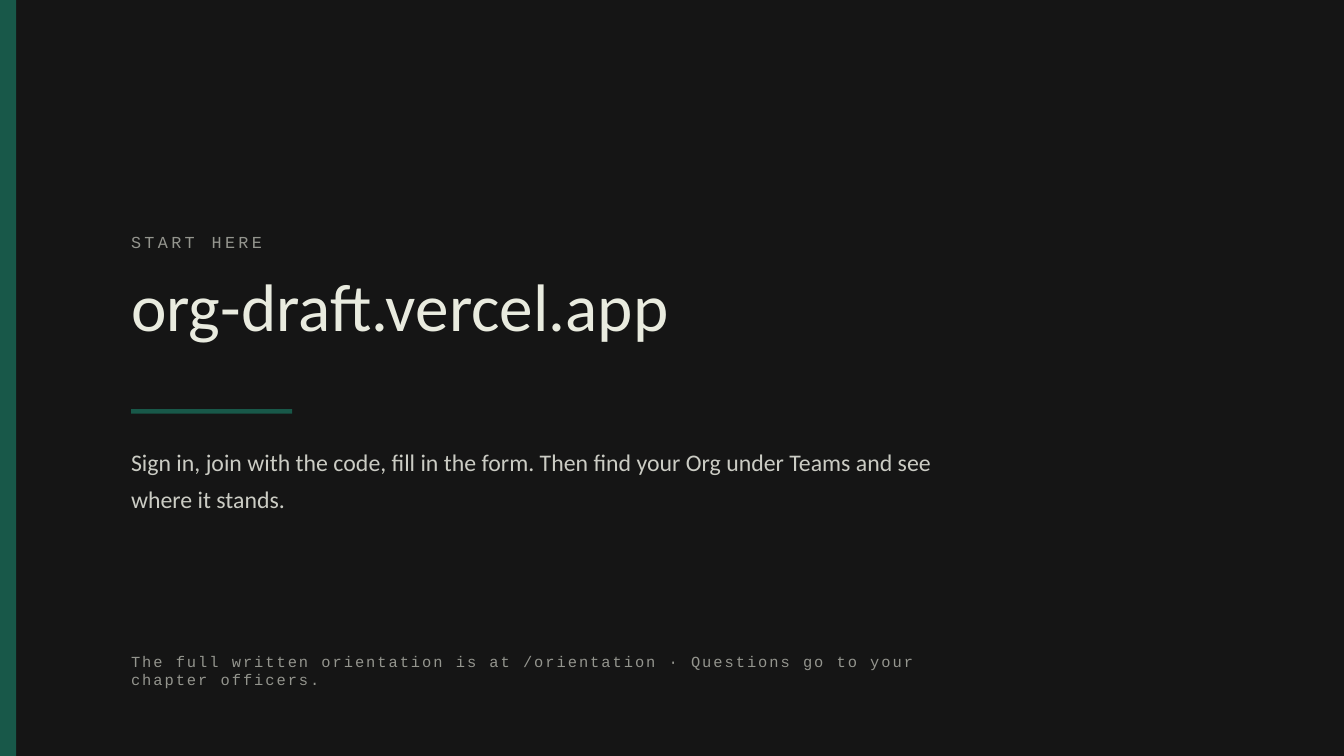
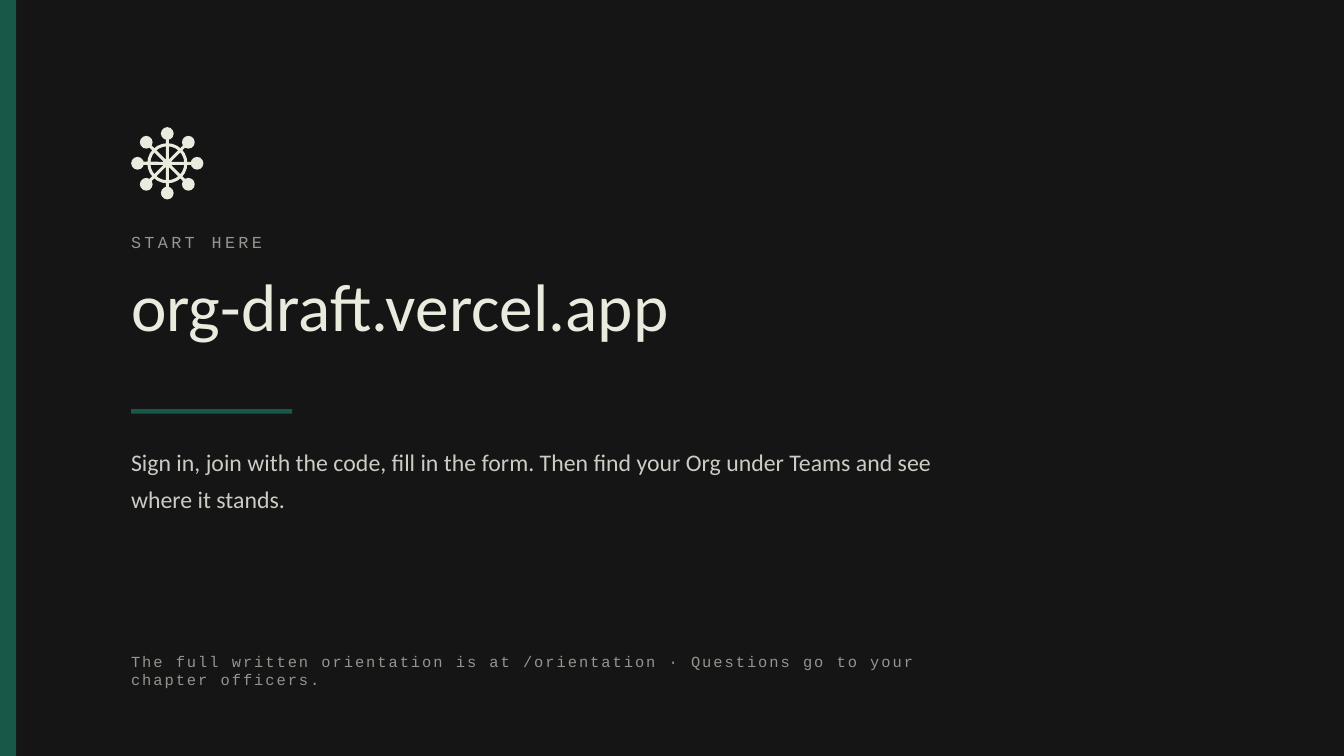
Before and after one commit to Slifronic/org-draft, a slide deck: slide 16 of slides/PBL-orientation.pptx. Drawn at 1344x756 pixels with LibreOffice and Linux fonts; fonts in the diff are those of the drawing. Boxes give left, top, right and bottom in pixels: in the first picture for what was removed or moved away, otherwise in the second. Text is boxed around its words. In the diff, an @@ line names an element or a change of style, - is before the commit and + after.

```diff
--- a/slides/PBL-orientation.pptx
+++ b/slides/PBL-orientation.pptx
@@ ellipse added at box(140, 136, 153, 149), fill #E9EBDF @@
@@ line added from (146, 142) to (189, 185), #E9EBDF 2.18 pt @@
@@ line added from (146, 185) to (189, 142), #E9EBDF 2.18 pt @@
@@ ellipse added at box(149, 145, 187, 182), outline #E9EBDF 2.18 pt @@
@@ ellipse added at box(161, 127, 174, 140), fill #E9EBDF @@
@@ line added from (167, 133) to (167, 194), #E9EBDF 2.18 pt @@
@@ ellipse added at box(182, 136, 196, 149), fill #E9EBDF @@
@@ ellipse added at box(131, 157, 144, 170), fill #E9EBDF @@
@@ line added from (137, 163) to (198, 163), #E9EBDF 2.18 pt @@
@@ ellipse added at box(140, 178, 153, 192), fill #E9EBDF @@
@@ ellipse added at box(162, 158, 171, 167), fill #E9EBDF @@
@@ ellipse added at box(182, 178, 196, 192), fill #E9EBDF @@
@@ ellipse added at box(191, 157, 204, 170), fill #E9EBDF @@
@@ ellipse added at box(161, 187, 174, 200), fill #E9EBDF @@
```
Also in this commit, not shown: 1 other slide changed, 8 other files.
